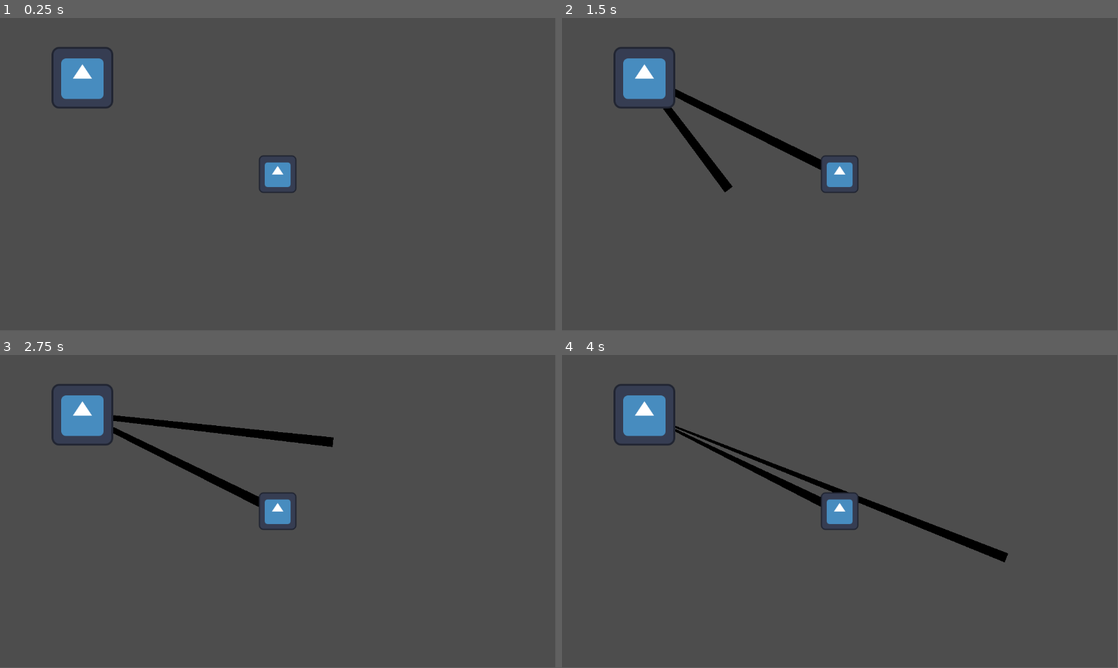
Above: before the commit, frames 1-4 (two rows, left to right).
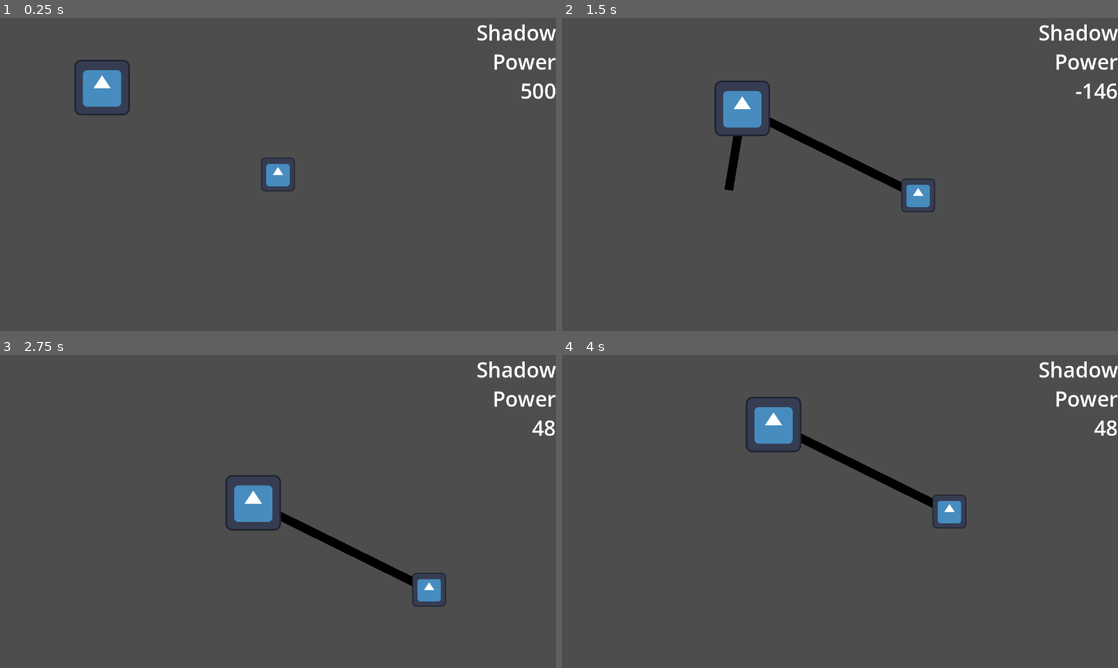
Above: after the commit, the same moments.

Repository: Goldenlion5648/LudumDare55
Game: Godot game, scene res://objects/main.tscn
The game is run twice, just before and just after one commit, with the same random seed, the same clock (stepped at 60 frames per second) and the same inputs. The engine's default icon, where the game draws it, is replaced by a stand-in: a white triangle on a blue panel in a dark square.
Inputs (mouse positions are in pixels of both pictures, inside the frame that each line leads up to):
- Up to frame 1 (0.25 s): no input
- Up to frame 2 (1.5 s): tap Enter at 0.5 s; move the mouse to (645, 77) at 0.52 s; hold D (walk_right, bound only after the commit) 0.53-1.28 s; right-click (645, 77) at 0.6 s; move the mouse to (728, 190) at 1.27 s; hold S (walk_down, bound only after the commit) from 1.28 s (still down); right-click (728, 190) at 1.35 s
- Up to frame 3 (2.75 s): move the mouse to (333, 442) at 2.02 s; release S (walk_down, bound only after the commit) at 2.03 s; hold D (walk_right, bound only after the commit) from 2.03 s (still down); right-click (333, 442) at 2.1 s
- Up to frame 4 (4 s): move the mouse to (812, 574) at 2.77 s; release D (walk_right, bound only after the commit) at 2.78 s; hold W (walk_up, bound only after the commit) 2.78-3.53 s; right-click (812, 574) at 2.85 s; move the mouse to (1006, 558) at 3.52 s; hold A (walk_left, bound only after the commit) from 3.53 s (still down); right-click (1006, 558) at 3.6 s
In our replay, the window is 799x449 before the commit and 800x450 after it. These sizes can differ from the game's own. Grey fills any space a smaller window leaves; there, only what the larger window draws over its background counts as a difference.

The runs differ from the first frame. In frame 1, 2.5% of the frame differs, in the area x 9-100%, y 2-56%; in frame 2, 6.0%; in frame 3, 5.8%; in frame 4, 6.3%, in the area x 9-100%, y 2-67%.

Commit message:
basic shadow capture works

Diff:
--- a/objects/capturable.gd
+++ b/objects/capturable.gd
@@ -1,6 +1,14 @@
 extends Area2D
 
+@export var walkable = true
+var is_captured = false
 
 func _on_mouse_entered() -> void:
 	print("mouse entered")
+	if is_captured:
+		return
+	is_captured = true
 	Globals.captured_position_signal.emit(self.global_position)
+	if walkable:
+		Globals.captured_walkable_signal.emit((self as Node2D).get_parent())
+		print("captured walkable")
--- a/objects/main.tscn
+++ b/objects/main.tscn
@@ -1,12 +1,48 @@
-[gd_scene load_steps=4 format=3 uid="uid://b36n5100v6a65"]
+[gd_scene load_steps=5 format=3 uid="uid://b36n5100v6a65"]
 
 [ext_resource type="Script" path="res://objects/shadow_controller.gd" id="1_fi87p"]
 [ext_resource type="Texture2D" uid="uid://dcuddep1q2ccp" path="res://icon.svg" id="2_h01qq"]
 [ext_resource type="PackedScene" uid="uid://14vhou66c4ng" path="res://objects/capturable.tscn" id="3_06plo"]
+[ext_resource type="Script" path="res://objects/shadowPowerLabel.gd" id="4_ibnnb"]
 
 [node name="main" type="Node2D"]
 
+[node name="Control" type="Control" parent="."]
+custom_minimum_size = Vector2(1280, 720)
+layout_direction = 2
+layout_mode = 3
+anchors_preset = 15
+anchor_right = 1.0
+anchor_bottom = 1.0
+offset_left = -640.0
+offset_top = -360.0
+offset_right = 640.0
+offset_bottom = 360.0
+grow_horizontal = 2
+grow_vertical = 2
+size_flags_horizontal = 3
+size_flags_vertical = 3
+mouse_filter = 2
+
+[node name="shadowPowerLabel" type="RichTextLabel" parent="Control" node_paths=PackedStringArray("shadow_controller")]
+layout_mode = 1
+anchors_preset = 1
+anchor_left = 1.0
+anchor_right = 1.0
+offset_left = -300.0
+offset_bottom = 250.0
+grow_horizontal = 0
+theme_override_constants/text_highlight_h_padding = 30
+theme_override_constants/text_highlight_v_padding = 0
+theme_override_font_sizes/normal_font_size = 48
+bbcode_enabled = true
+text = "[right]Shadow power[/right]"
+fit_content = true
+script = ExtResource("4_ibnnb")
+shadow_controller = NodePath("../../shadow_controller")
+
 [node name="shadow_controller" type="Node2D" parent="."]
+unique_name_in_owner = true
 script = ExtResource("1_fi87p")
 
 [node name="Camera2D" type="Camera2D" parent="."]
--- /dev/null
+++ b/objects/shadowPowerLabel.gd
@@ -0,0 +1,11 @@
+extends RichTextLabel
+
+@export var shadow_controller: ShadowController
+# Called when the node enters the scene tree for the first time.
+func _ready() -> void:
+	pass
+
+
+# Called every frame. 'delta' is the elapsed time since the previous frame.
+func _process(delta: float) -> void:
+	self.text = "[right]Shadow Power\n%d[/right]" % [shadow_controller.current_shadow_power]
--- a/objects/shadow_controller.gd
+++ b/objects/shadow_controller.gd
@@ -1,31 +1,73 @@
 extends Node2D
-
+class_name ShadowController
 
 var points_to_go_through = []
+var objects_to_walk = []
+var walk_speed = 4
+
+@export var starting_shadow_power = 500
+var current_shadow_power
+
+var should_draw_shadow = true
+var _debug = true
 #var points_to_go_through = []
 
 # Called when the node enters the scene tree for the first time.
 func _ready() -> void:
-	pass # Replace with function body.
+	objects_to_walk.append(%playerSprite)
+	current_shadow_power = starting_shadow_power
 	Globals.captured_position_signal.connect(add_captured_point)
 	Globals.captured_object_signal.connect(add_captured_point)
+	Globals.captured_walkable_signal.connect(add_captured_walkable)
 
 func add_captured_point(new_point):
 	points_to_go_through.append(new_point)
+
+func add_captured_walkable(new_object):
+	objects_to_walk.append(new_object)
 #
 #func add_captured_object(new_object):
 	#points_to_go_through.append(new_point)
 
 # Called every frame. 'delta' is the elapsed time since the previous frame.
 func _process(delta: float) -> void:
-	pass
+	if Input.is_action_just_pressed("stop_shadow_placing"):
+		should_draw_shadow = not should_draw_shadow
+	current_shadow_power = get_total_shadow_length()
+
+func _physics_process(delta: float) -> void:
+	var change = Vector2(0,0)
+	change += int(Input.is_action_pressed("walk_up")) * Vector2(0, -1)
+	change += int(Input.is_action_pressed("walk_down")) * Vector2(0, 1)
+	change += int(Input.is_action_pressed("walk_left")) * Vector2(-1, 0)
+	change += int(Input.is_action_pressed("walk_right")) * Vector2(1, 0)
+	change *= walk_speed
+	if change:
+		queue_redraw()
+	for object in objects_to_walk:
+		(object as Node2D).global_position += change
 
 func _input(event: InputEvent) -> void:
 	if event is InputEventMouse:
 		queue_redraw()
 
+func get_shadow_positions():
+	return objects_to_walk.map(func(x):return x.global_position) + ([get_global_mouse_position()] if should_draw_shadow else [])
+
+func get_total_shadow_length() -> int:
+	var ret = starting_shadow_power
+	var dist_between = 0
+	var temp_positions = get_shadow_positions()
+	for i in range(len(temp_positions)-1):
+		dist_between += (temp_positions[i]).distance_to(temp_positions[i+1])
+	ret -= dist_between
+	return ret
+
 
 func _draw() -> void:
-	var temp_points = [%playerSprite.global_position] + points_to_go_through + [get_global_mouse_position()]
-	draw_polyline(temp_points, Color.BLACK, 20)
+	var shadow_positions = get_shadow_positions()
+	if _debug:
+		print(shadow_positions)
+	if len(shadow_positions) > 1:
+		draw_polyline(shadow_positions, Color.BLACK, 20)
 	#draw_line(%playerSprite.global_position, get_global_mouse_position(), Color.BLACK, 20)
--- a/project.godot
+++ b/project.godot
@@ -19,9 +19,46 @@
 
 Globals="*res://objects/globals.gd"
 
+[display]
+
+window/size/viewport_width=1280
+window/size/viewport_height=720
+
 [editor_plugins]
 
 enabled=PackedStringArray("res://addons/script-tabs/plugin.cfg")
+
+[input]
+
+walk_up={
+"deadzone": 0.5,
+"events": [Object(InputEventKey,"resource_local_to_scene":false,"resource_name":"","device":-1,"window_id":0,"alt_pressed":false,"shift_pressed":false,"ctrl_pressed":false,"meta_pressed":false,"pressed":false,"keycode":0,"physical_keycode":87,"key_label":0,"unicode":119,"echo":false,"script":null)
+, Object(InputEventKey,"resource_local_to_scene":false,"resource_name":"","device":-1,"window_id":0,"alt_pressed":false,"shift_pressed":false,"ctrl_pressed":false,"meta_pressed":false,"pressed":false,"keycode":0,"physical_keycode":4194320,"key_label":0,"unicode":0,"echo":false,"script":null)
+]
+}
+walk_down={
+"deadzone": 0.5,
+"events": [Object(InputEventKey,"resource_local_to_scene":false,"resource_name":"","device":-1,"window_id":0,"alt_pressed":false,"shift_pressed":false,"ctrl_pressed":false,"meta_pressed":false,"pressed":false,"keycode":0,"physical_keycode":83,"key_label":0,"unicode":115,"echo":false,"script":null)
+, Object(InputEventKey,"resource_local_to_scene":false,"resource_name":"","device":-1,"window_id":0,"alt_pressed":false,"shift_pressed":false,"ctrl_pressed":false,"meta_pressed":false,"pressed":false,"keycode":0,"physical_keycode":4194322,"key_label":0,"unicode":0,"echo":false,"script":null)
+]
+}
+walk_left={
+"deadzone": 0.5,
+"events": [Object(InputEventKey,"resource_local_to_scene":false,"resource_name":"","device":-1,"window_id":0,"alt_pressed":false,"shift_pressed":false,"ctrl_pressed":false,"meta_pressed":false,"pressed":false,"keycode":0,"physical_keycode":65,"key_label":0,"unicode":97,"echo":false,"script":null)
+, Object(InputEventKey,"resource_local_to_scene":false,"resource_name":"","device":-1,"window_id":0,"alt_pressed":false,"shift_pressed":false,"ctrl_pressed":false,"meta_pressed":false,"pressed":false,"keycode":0,"physical_keycode":4194319,"key_label":0,"unicode":0,"echo":false,"script":null)
+]
+}
+walk_right={
+"deadzone": 0.5,
+"events": [Object(InputEventKey,"resource_local_to_scene":false,"resource_name":"","device":-1,"window_id":0,"alt_pressed":false,"shift_pressed":false,"ctrl_pressed":false,"meta_pressed":false,"pressed":false,"keycode":0,"physical_keycode":68,"key_label":0,"unicode":100,"echo":false,"script":null)
+, Object(InputEventKey,"resource_local_to_scene":false,"resource_name":"","device":-1,"window_id":0,"alt_pressed":false,"shift_pressed":false,"ctrl_pressed":false,"meta_pressed":false,"pressed":false,"keycode":0,"physical_keycode":4194321,"key_label":0,"unicode":0,"echo":false,"script":null)
+]
+}
+stop_shadow_placing={
+"deadzone": 0.5,
+"events": [Object(InputEventMouseButton,"resource_local_to_scene":false,"resource_name":"","device":-1,"window_id":0,"alt_pressed":false,"shift_pressed":false,"ctrl_pressed":false,"meta_pressed":false,"button_mask":0,"position":Vector2(0, 0),"global_position":Vector2(0, 0),"factor":1.0,"button_index":2,"canceled":false,"pressed":false,"double_click":false,"script":null)
+]
+}
 
 [rendering]
 
